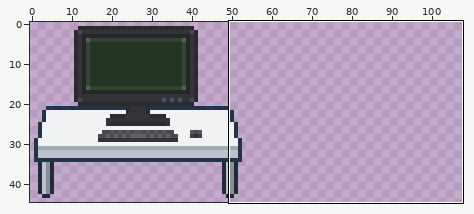
A sprite sheet gets an edit: resources/public/desk.png. The first picture is a wide view before the edit; the outline marks the close-up.
Close-up. As it was:
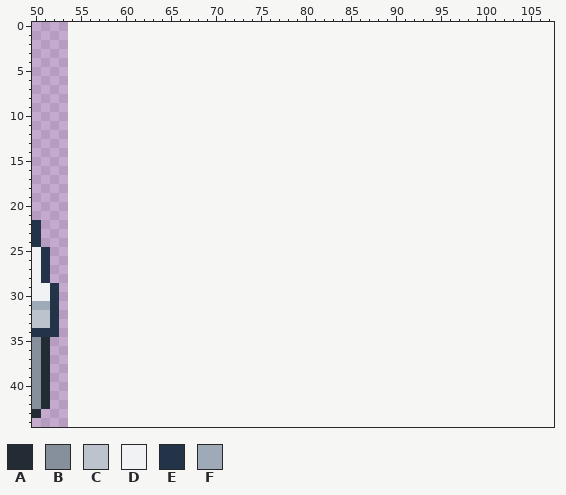
The file is 108x90 pixels, drawn in blocks of 2x2; one block is one cell here. Colours within 5 levels of each other are drawn and written as one. Shown: x 50..107, y 0..44. The old version is drawn lined up with the new one, on the new canvas.
Palette (. is transparent): A #232b34  B #86909d  C #bcc3cd  D #f0f2f3  E #243448  F #9eaab7
Pixels before (only the part around the change), first column x 50:
 0 ..........................................................
 1 ..........................................................
 2 ..........................................................
 3 ..........................................................
 4 ..........................................................
 5 ..........................................................
 6 ..........................................................
 7 ..........................................................
 8 ..........................................................
 9 ..........................................................
10 ..........................................................
11 ..........................................................
12 ..........................................................
13 ..........................................................
14 ..........................................................
15 ..........................................................
16 ..........................................................
17 ..........................................................
18 ..........................................................
19 ..........................................................
20 ..........................................................
21 ..........................................................
22 E.........................................................
23 E.........................................................
24 E.........................................................
25 DE........................................................
26 DE........................................................
27 DE........................................................
28 DE........................................................
29 DDE.......................................................
30 DDE.......................................................
31 FFE.......................................................
32 CCE.......................................................
33 CCE.......................................................
34 EEE.......................................................
35 BA........................................................
36 BA........................................................
37 BA........................................................
38 BA........................................................
39 BA........................................................
40 BA........................................................
41 BA........................................................
42 BA........................................................
43 A.........................................................
44 ..........................................................
And afterwards:
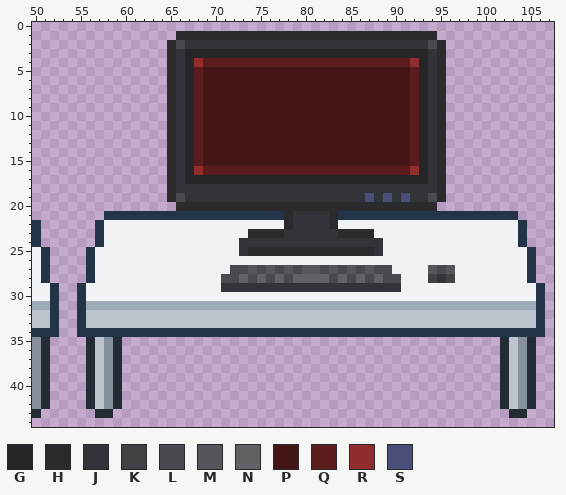
Colours new in this view: G #252628  H #2b2b2d  J #333439  K #414246  L #494a4f  M #55565b  N #616166  P #431515  Q #5a1c1c  R #902d2d  S #494f78
The commit says: Desk have broken test, mario can fix them
The exact change:
canvas 54x45 -> 108x45
Changed rows in their new state; - is an unchanged pixel.
first column x 55:
 1 -----------HHHHHHHHHHHHHHHHHHHHHHHHHHHHH------------
 2 ----------HLJJJJJJJJJJJJJJJJJJJJJJJJJJJLH-----------
 3 ----------HJGGGGGGGGGGGGGGGGGGGGGGGGGGGJH-----------
 4 ----------HJGRQQQQQQQQQQQQQQQQQQQQQQQRGJH-----------
 5 ----------HJGQPPPPPPPPPPPPPPPPPPPPPPPQGJH-----------
 6 ----------HJGQPPPPPPPPPPPPPPPPPPPPPPPQGJH-----------
 7 ----------HJGQPPPPPPPPPPPPPPPPPPPPPPPQGJH-----------
 8 ----------HJGQPPPPPPPPPPPPPPPPPPPPPPPQGJH-----------
 9 ----------HJGQPPPPPPPPPPPPPPPPPPPPPPPQGJH-----------
10 ----------HJGQPPPPPPPPPPPPPPPPPPPPPPPQGJH-----------
11 ----------HJGQPPPPPPPPPPPPPPPPPPPPPPPQGJH-----------
12 ----------HJGQPPPPPPPPPPPPPPPPPPPPPPPQGJH-----------
13 ----------HJGQPPPPPPPPPPPPPPPPPPPPPPPQGJH-----------
14 ----------HJGQPPPPPPPPPPPPPPPPPPPPPPPQGJH-----------
15 ----------HJGQPPPPPPPPPPPPPPPPPPPPPPPQGJH-----------
16 ----------HJGRQQQQQQQQQQQQQQQQQQQQQQQRGJH-----------
17 ----------HJGGGGGGGGGGGGGGGGGGGGGGGGGGGJH-----------
18 ----------HJJJJJJJJJJJJJJJJJJJJJJJJJJJJJH-----------
19 ----------HLJJJJJJJJJJJJJJJJJJJJSJSJSJJLH-----------
20 -----------HHHHHHHHHHHHHHHHHHHHHHHHHHHHH------------
21 ---EEEEEEEEEEEEEEEEEEEEHJJJJHEEEEEEEEEEEEEEEEEEEE---
22 --EDDDDDDDDDDDDDDDDDDDDHJJJJHDDDDDDDDDDDDDDDDDDDDE--
23 --EDDDDDDDDDDDDDDDDHHHHJJJJJJHHHHDDDDDDDDDDDDDDDDE--
24 --EDDDDDDDDDDDDDDDJJJJJJJJJJJJJJJJDDDDDDDDDDDDDDDE--
25 -EDDDDDDDDDDDDDDDDJHHHHHHHHHHHHHHJDDDDDDDDDDDDDDDDE-
26 -EDDDDDDDDDDDDDDDDDDDDDDDDDDDDDDDDDDDDDDDDDDDDDDDDE-
27 -EDDDDDDDDDDDDDDDLLMLMLMLMMLMLMLMLLDDDDMLMDDDDDDDDE-
28 -EDDDDDDDDDDDDDDLLNLNLNLNNNNLNLNLNLLDDDKJKDDDDDDDDE-
29 EDDDDDDDDDDDDDDDJJJJJJJJJJJJJJJJJJJJDDDDDDDDDDDDDDDE
30 EDDDDDDDDDDDDDDDDDDDDDDDDDDDDDDDDDDDDDDDDDDDDDDDDDDE
31 EFFFFFFFFFFFFFFFFFFFFFFFFFFFFFFFFFFFFFFFFFFFFFFFFFFE
32 ECCCCCCCCCCCCCCCCCCCCCCCCCCCCCCCCCCCCCCCCCCCCCCCCCCE
33 ECCCCCCCCCCCCCCCCCCCCCCCCCCCCCCCCCCCCCCCCCCCCCCCCCCE
34 EEEEEEEEEEEEEEEEEEEEEEEEEEEEEEEEEEEEEEEEEEEEEEEEEEEE
35 -ACBA------------------------------------------ACBA-
36 -ACBA------------------------------------------ACBA-
37 -ACBA------------------------------------------ACBA-
38 -ACBA------------------------------------------ACBA-
39 -ACBA------------------------------------------ACBA-
40 -ACBA------------------------------------------ACBA-
41 -ACBA------------------------------------------ACBA-
42 -ACBA------------------------------------------ACBA-
43 --AA--------------------------------------------AA--
